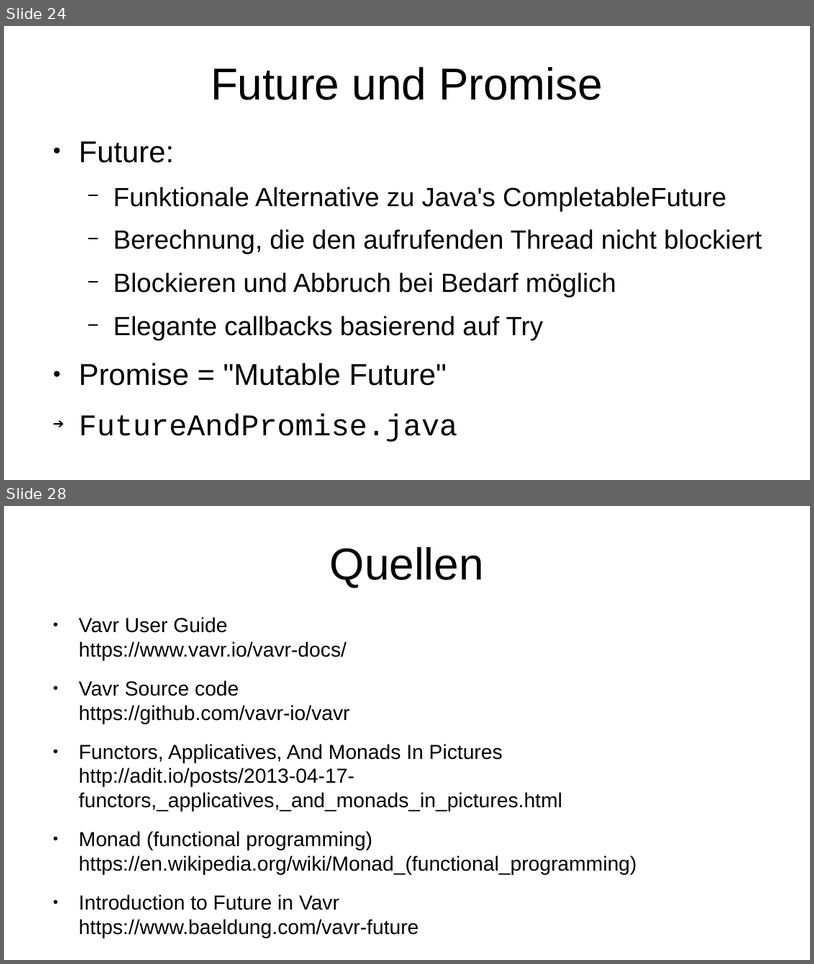
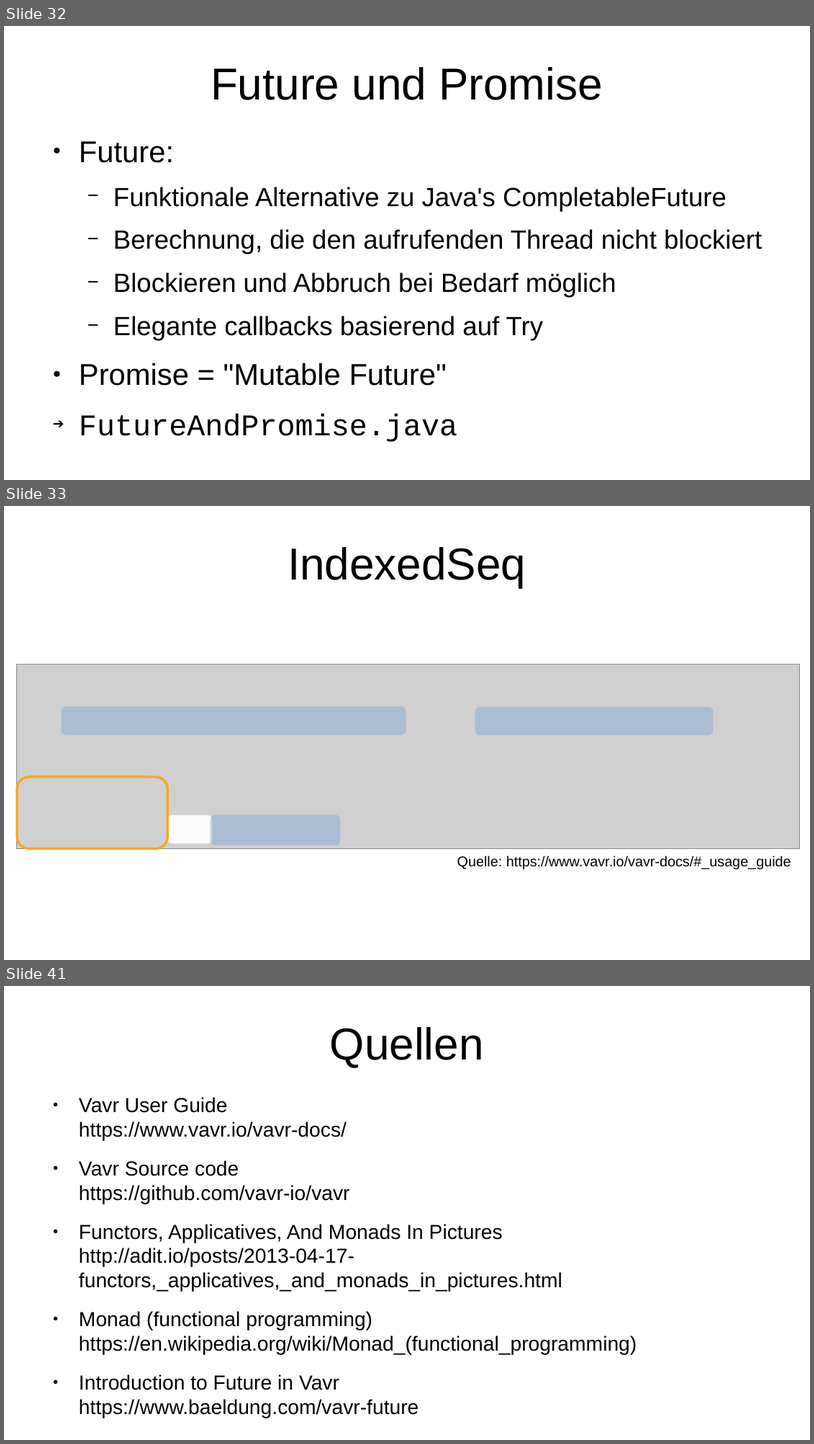
Before and after one commit to p3et/vavr-demo, a slide deck: coffee talk.odp. Shown one above the other, each under a label of ours: slides 24 and 28 before the commit, slides 32, 33 and 41 after it; the slides between them are not shown. The pictures are 814x964 and 814x1444 pixels, drawn with LibreOffice and Linux fonts; fonts in the diff are those of the drawing; grey boxes stand for pictures. Boxes give left, top, right and bottom in pixels: in the first picture for what was removed or moved away, otherwise in the second. Text is boxed around its words. In the diff, an @@ line names an element or a change of style, - is before the commit and + after.

```diff
--- a/coffee talk.odp
+++ b/coffee talk.odp
@@ slide 33 added at bbox=[4, 506, 810, 960], background #FFFFFF @@
@@ title added at bbox=[288, 547, 526, 587], 44 pt, text #000000 @@
+IndexedSeq
@@ picture added at bbox=[17, 664, 800, 849] @@
@@ rounded rectangle added at bbox=[61, 706, 406, 735], fill #7DA7D8 at 44% opacity @@
@@ rounded rectangle added at bbox=[476, 706, 714, 735], fill #7DA7D8 at 44% opacity @@
@@ rounded rectangle added at bbox=[17, 777, 168, 849], outline #FAA61A 2.3 pt @@
@@ rounded rectangle added at bbox=[167, 815, 213, 844], fill #FFFFFF at 94% opacity @@
@@ rounded rectangle added at bbox=[211, 815, 341, 846], fill #7DA7D8 at 44% opacity @@
@@ text added at bbox=[458, 855, 792, 869], 14 pt, text #000000 @@
+Quelle: https://www.vavr.io/vavr-docs/#_usage_guide
@@ what was slide 24 is now slide 32 @@
@@ what was slide 28 is now slide 41 @@
```
Also in this commit, not shown: 10 slides changed, 12 other slides added, 1 other file.
